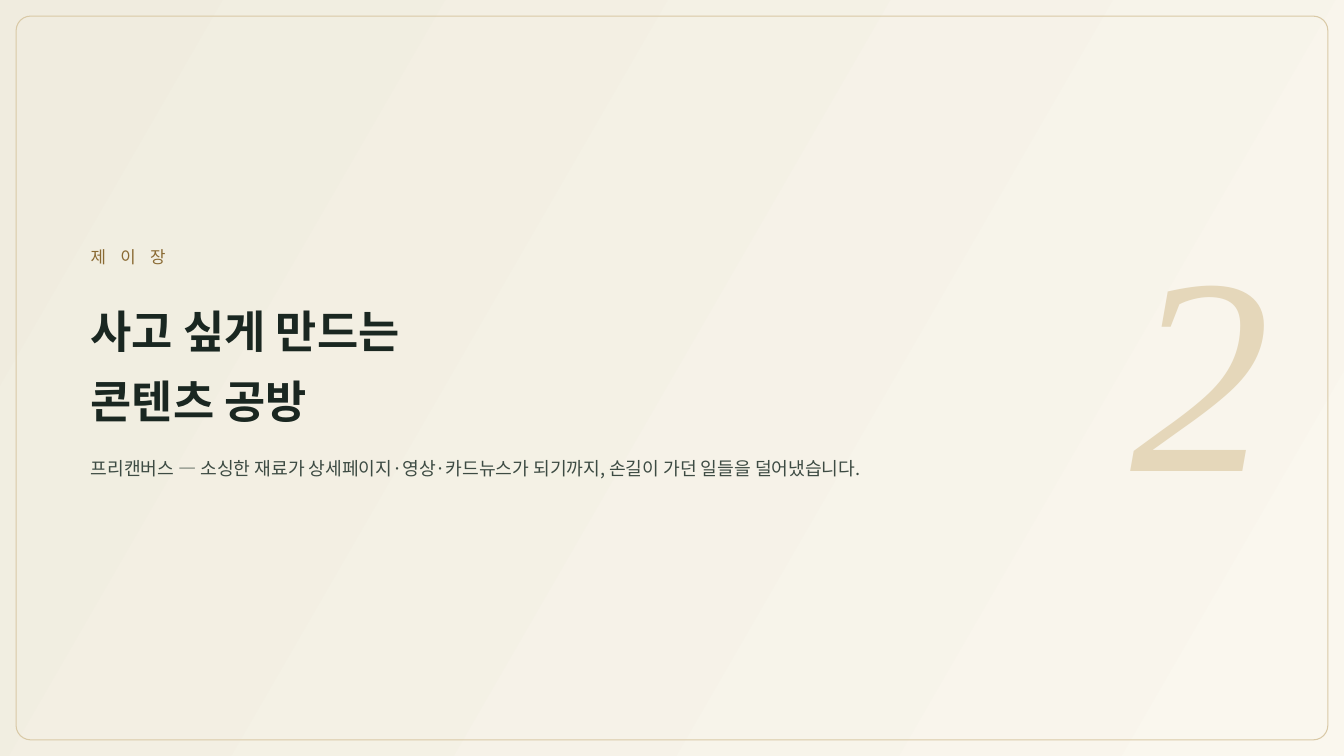
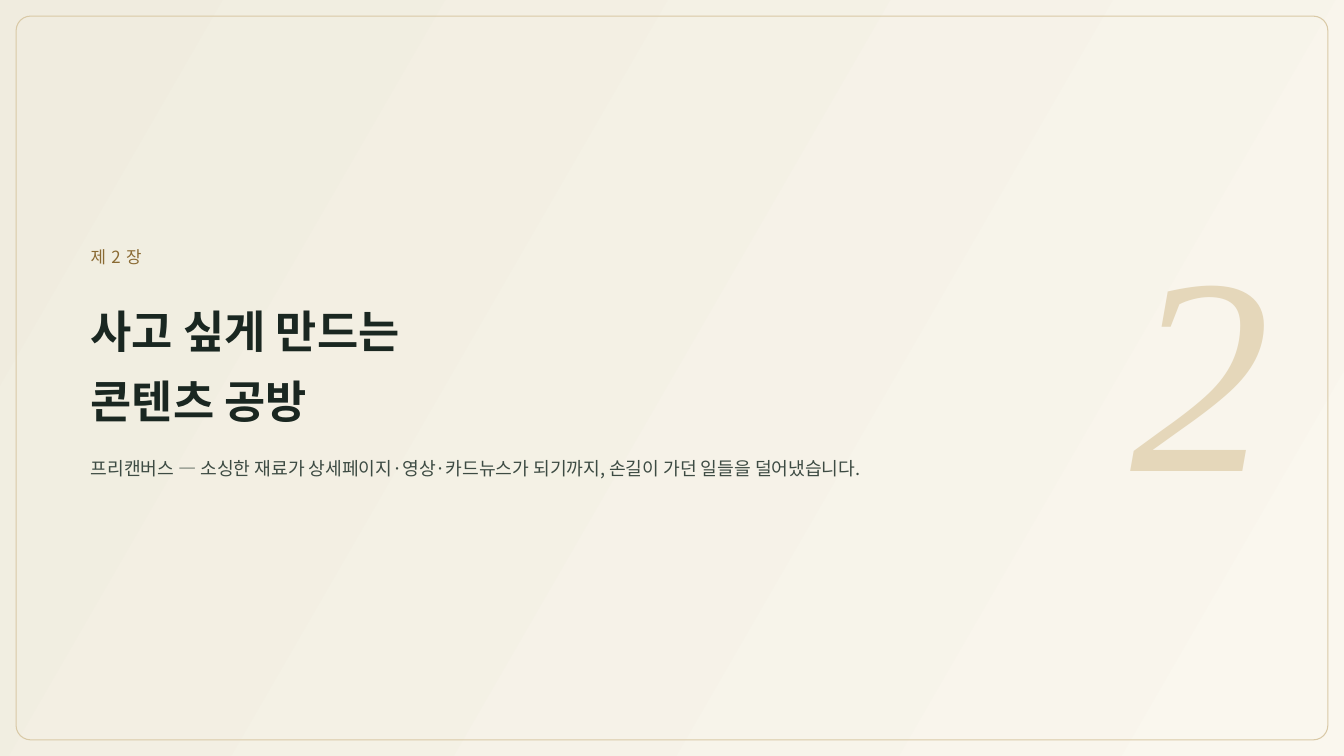
Before and after one commit to ramiteacher/searchmaster-x-freecanvas, a slide deck: slide 6 of slides.pptx. Drawn at 1344x756 pixels with LibreOffice and Linux fonts; fonts in the diff are those of the drawing. Boxes give left, top, right and bottom in pixels: in the first picture for what was removed or moved away, otherwise in the second. Text is boxed around its words. In the diff, an @@ line names an element or a change of style, - is before the commit and + after.

```diff
--- a/slides.pptx
+++ b/slides.pptx
@@ text at bbox=[91, 249, 142, 265]: text changed @@
-제 이 장
+제2장
```
Also in this commit, not shown: 8 other slides changed, 1 other file.
